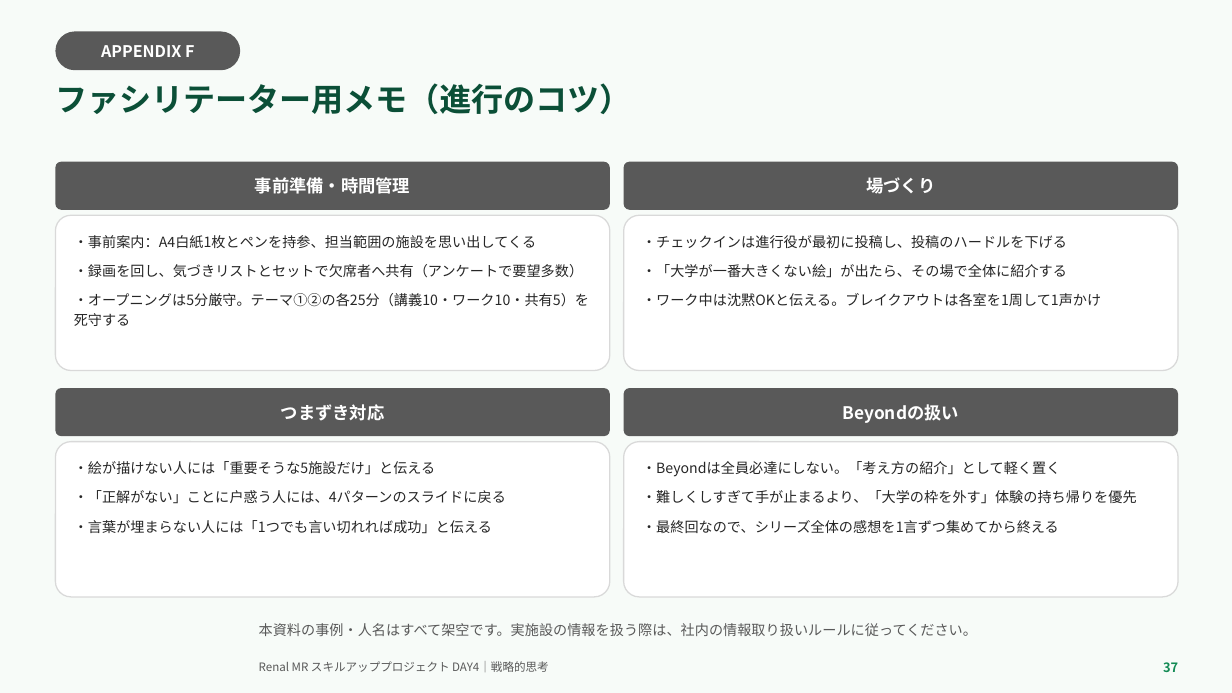
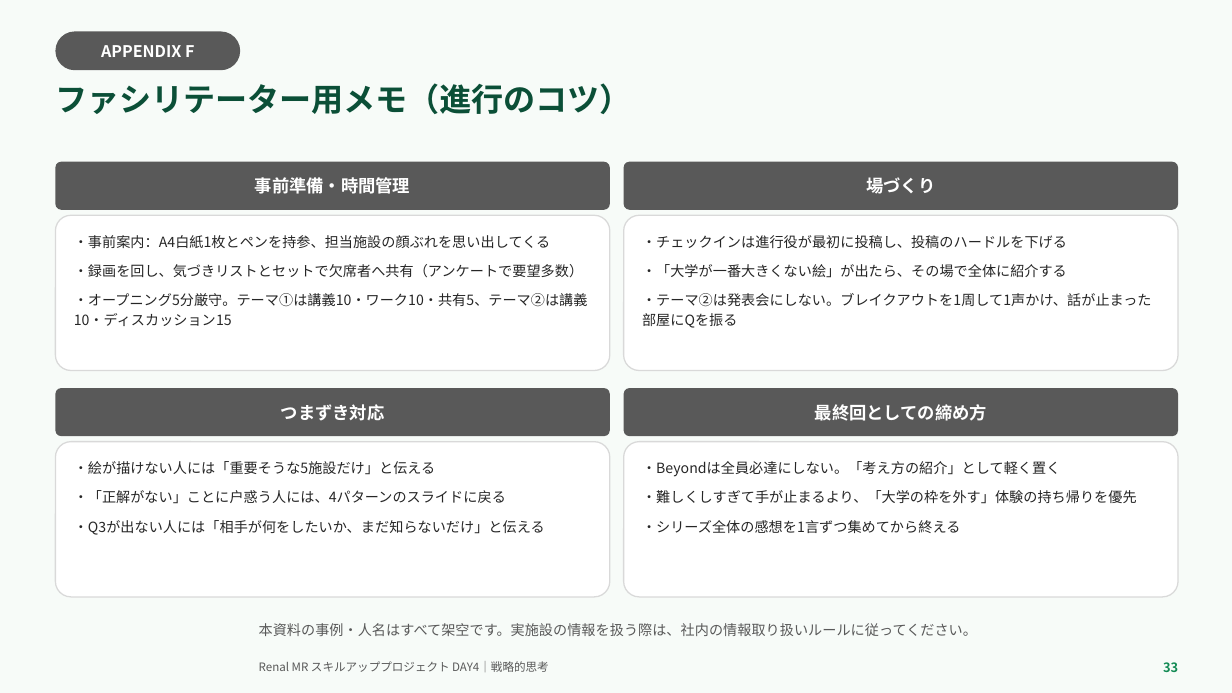
Before and after one commit to TAKUYA-1187/Claude, a slide deck: slide 33 of novartis_training/DAY4_ちょっと分かるだけで世界が変わる.pptx (slide 37 before the commit). Drawn at 1232x693 pixels with LibreOffice and Linux fonts; fonts in the diff are those of the drawing; background and template pictures are left out. Boxes give left, top, right and bottom in pixels: in the first picture for what was removed or moved away, otherwise in the second. Text is boxed around its words. In the diff, an @@ line names an element or a change of style, - is before the commit and + after.

```diff
--- a/novartis_training/DAY4_ちょっと分かるだけで世界が変わる.pptx
+++ b/novartis_training/DAY4_ちょっと分かるだけで世界が変わる.pptx
@@ text in rounded rectangle at (74,235,551,248): text changed @@
-・事前案内：A4白紙1枚とペンを持参、担当範囲の施設を思い出してくる
+・事前案内：A4白紙1枚とペンを持参、担当施設の顔ぶれを思い出してくる
@@ text in rounded rectangle at (74,293,588,326): text changed @@
-・オープニングは5分厳守。テーマ①②の各25分（講義10・ワーク10・共有5）を死守する
+・オープニング5分厳守。テーマ①は講義10・ワーク10・共有5、テーマ②は講義10・ディスカッション15
@@ text in rounded rectangle at (642,293,1152,328): text changed @@
-・ワーク中は沈黙OKと伝える。ブレイクアウトは各室を1周して1声かけ
+・テーマ②は発表会にしない。ブレイクアウトを1周して1声かけ、話が止まった部屋にQを振る
@@ text in rounded rectangle at (815,404,987,421): text changed @@
-Beyondの扱い
+最終回としての締め方
@@ text in rounded rectangle at (74,520,545,535): text changed @@
-・言葉が埋まらない人には「1つでも言い切れれば成功」と伝える
+・Q3が出ない人には「相手が何をしたいか、まだ知らないだけ」と伝える
@@ text in rounded rectangle at (642,520,960,533): text changed @@
-・最終回なので、シリーズ全体の感想を1言ずつ集めてから終える
+・シリーズ全体の感想を1言ずつ集めてから終える
@@ text at (1163,662,1178,672): text changed @@
-37
+33
```
Also in this commit, not shown: 23 other slides changed, 2 slides added, 6 slides removed, 2 other files.
